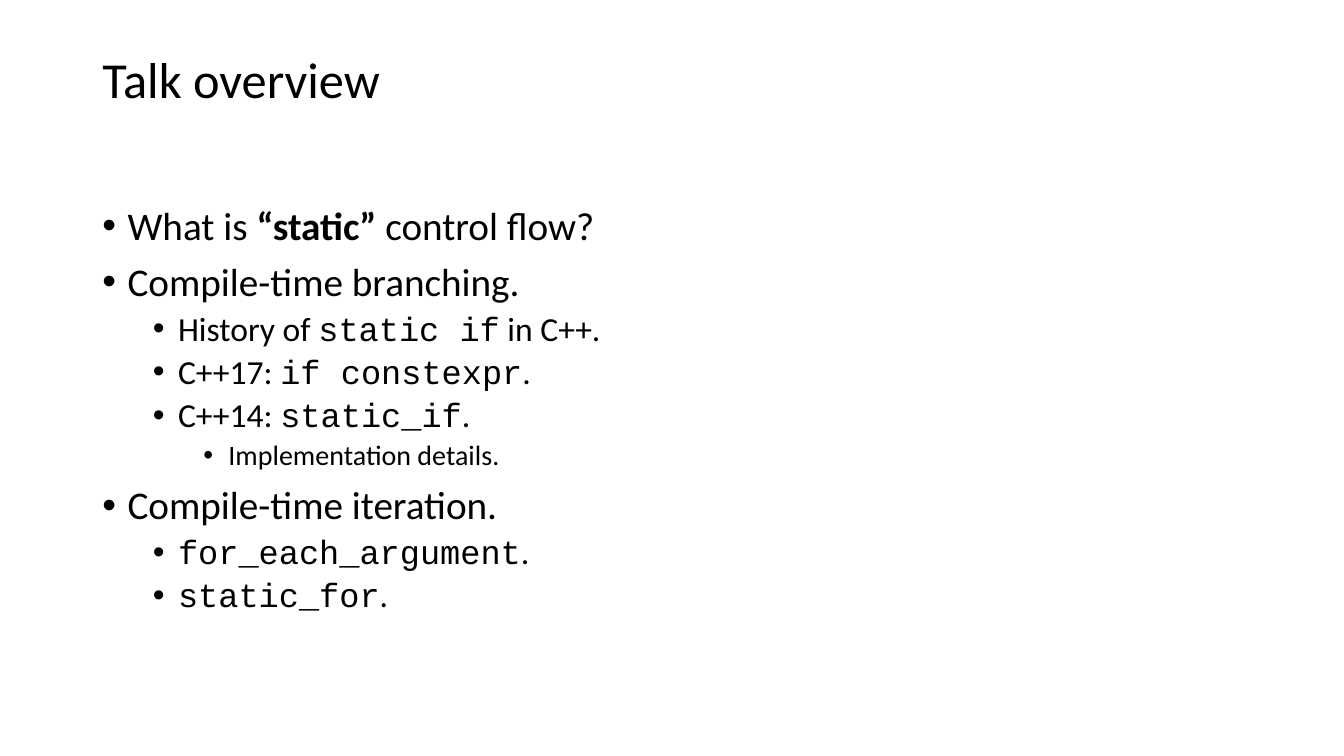
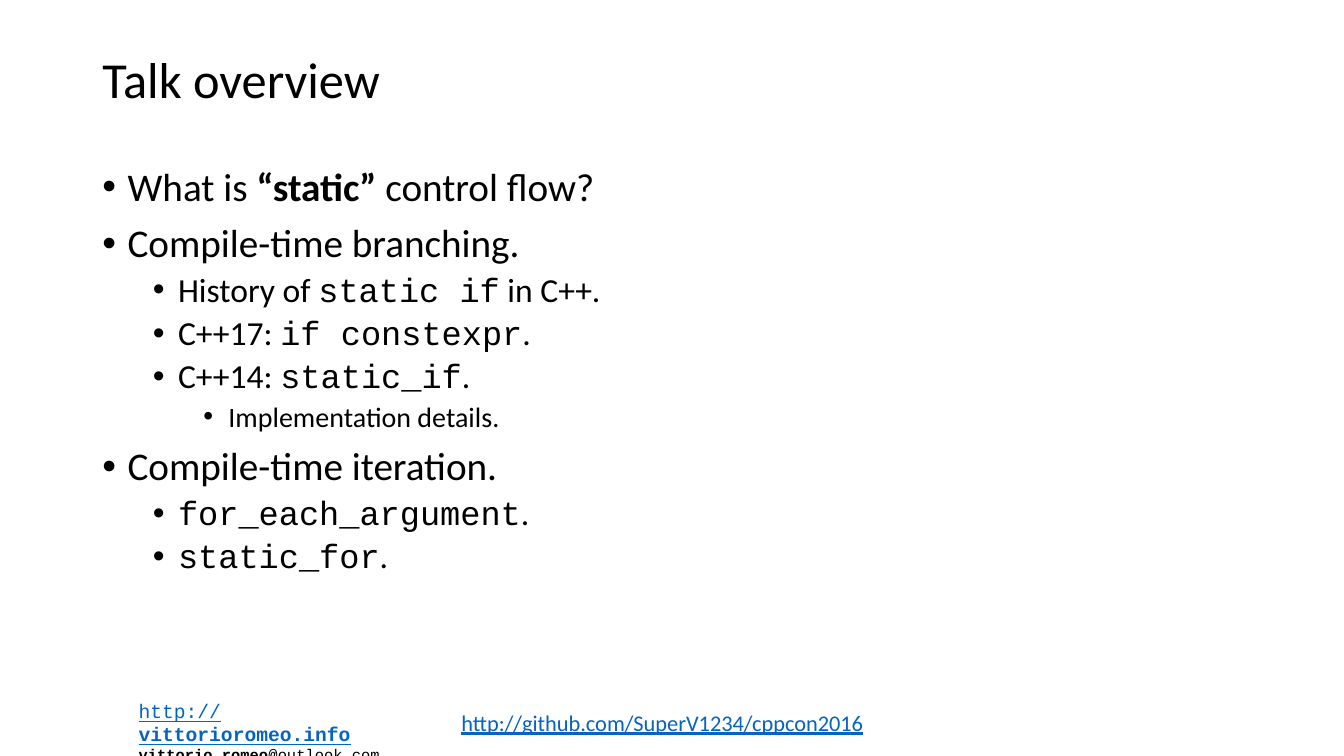
Before and after one commit to vittorioromeo/cppcon2016, a slide deck: slide 2 of static_control_flow/slides.pptx. Drawn at 1344x756 pixels with LibreOffice and Linux fonts; fonts in the diff are those of the drawing; background and template pictures are left out. Boxes give left, top, right and bottom in pixels: in the first picture for what was removed or moved away, otherwise in the second. Text is boxed around its words. In the diff, an @@ line names an element or a change of style, - is before the commit and + after.

```diff
--- a/static_control_flow/slides.pptx
+++ b/static_control_flow/slides.pptx
@@ text "What is “static” control flow?": place and size @@
-text "What is “static” control flow?" at (128, 211, 600, 611)
+text "What is “static” control flow?" at (128, 172, 600, 572)
@@ text added at (139, 704, 351, 745), 11 pt, text #000000, bold @@
+http://vittorioromeo.info
+vittorio.romeo@outlook.com
@@ text added at (461, 715, 863, 735), 16 pt, text #0563C1, underline @@
+http://github.com/SuperV1234/cppcon2016
```
Also in this commit, not shown: 24 other slides changed, 1 slide added, 1 slide removed, 2 other files.
